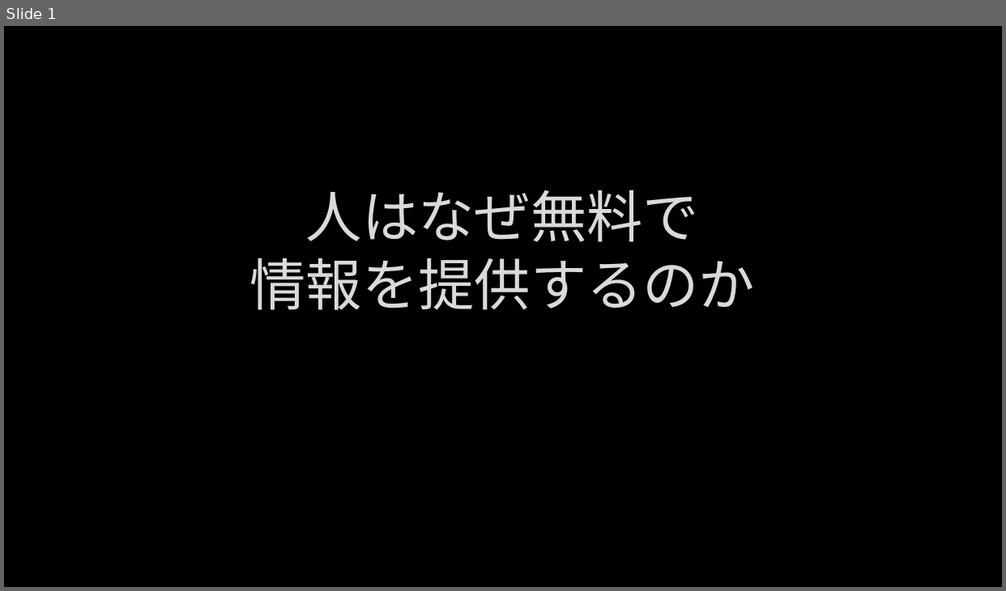
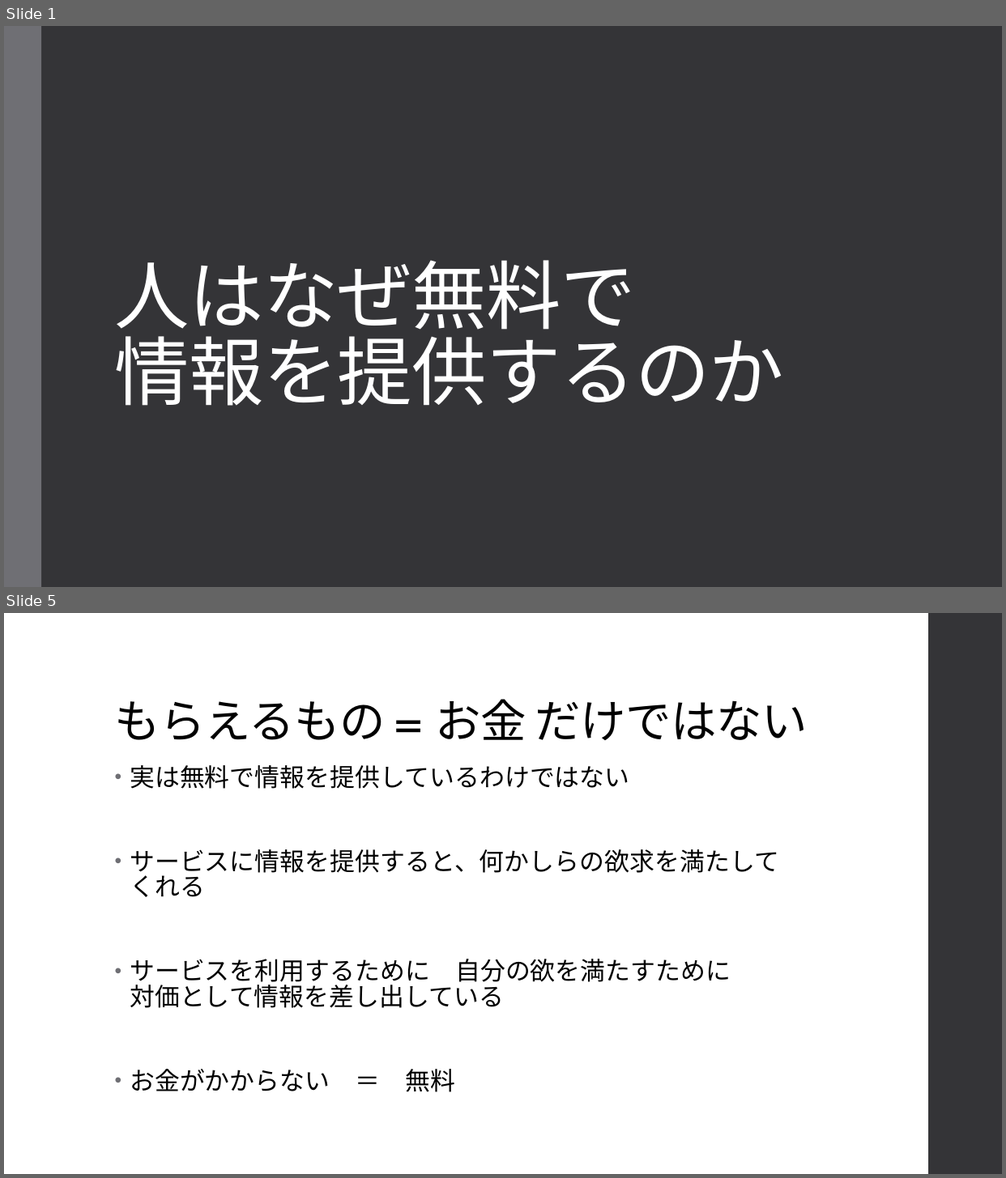
Before and after one commit to TamuEx/business, a slide deck: business_document/人はなぜ無料で情報を提供するのか.pptx. Shown one above the other, each under a label of ours: slide 1 before the commit, slides 1 and 5 after it; the slides between them are not shown. The pictures are 1006x591 and 1006x1178 pixels, drawn with LibreOffice and Linux fonts; fonts in the diff are those of the drawing; background and template pictures are left out. Boxes give left, top, right and bottom in pixels: in the first picture for what was removed or moved away, otherwise in the second. Text is boxed around its words. In the diff, an @@ line names an element or a change of style, - is before the commit and + after.

```diff
--- a/business_document/人はなぜ無料で情報を提供するのか.pptx
+++ b/business_document/人はなぜ無料で情報を提供するのか.pptx
@@ slide 5 added at [4,613,1002,1174], background #FFFFFF @@
@@ rectangle added at [928,613,1002,1174], fill #353537 @@
@@ title added at [115,699,808,740], 44 pt, text #000000 @@
+もらえるもの = お金 だけではない
@@ text added at [130,765,779,1093], 24 pt, text #000000 @@
+• 実は無料で情報を提供しているわけではない
+• サービスに情報を提供すると、何かしらの欲求を満たしてくれる
+• サービスを利用するために 自分の欲を満たすために
+  対価として情報を差し出している
+• お金がかからない ＝ 無料
@@ slide 1 changed as well @@
@@ background picture (left out) to #353537 @@
@@ rectangle added at [4,26,41,587], fill #6F6F74 @@
@@ title "人はなぜ無料で 情報を提供するのか": place and size @@
-title "人はなぜ無料で 情報を提供するのか" at [250,190,756,310]
+title "人はなぜ無料で 情報を提供するのか" at [115,260,784,406]
@@ title "人はなぜ無料で 情報を提供するのか" at [115,260,784,406]: size 54 to 72 pt, font Lato to TeX Gyre Schola, text colour #DADADA to #FFFFFF, letter spacing 0 to -0.5 pt, letter outline #404040 0.75 pt to none; alignment centre to left; line spacing 1 to 0.85 @@
```
Also in this commit, not shown: 10 other slides added.
